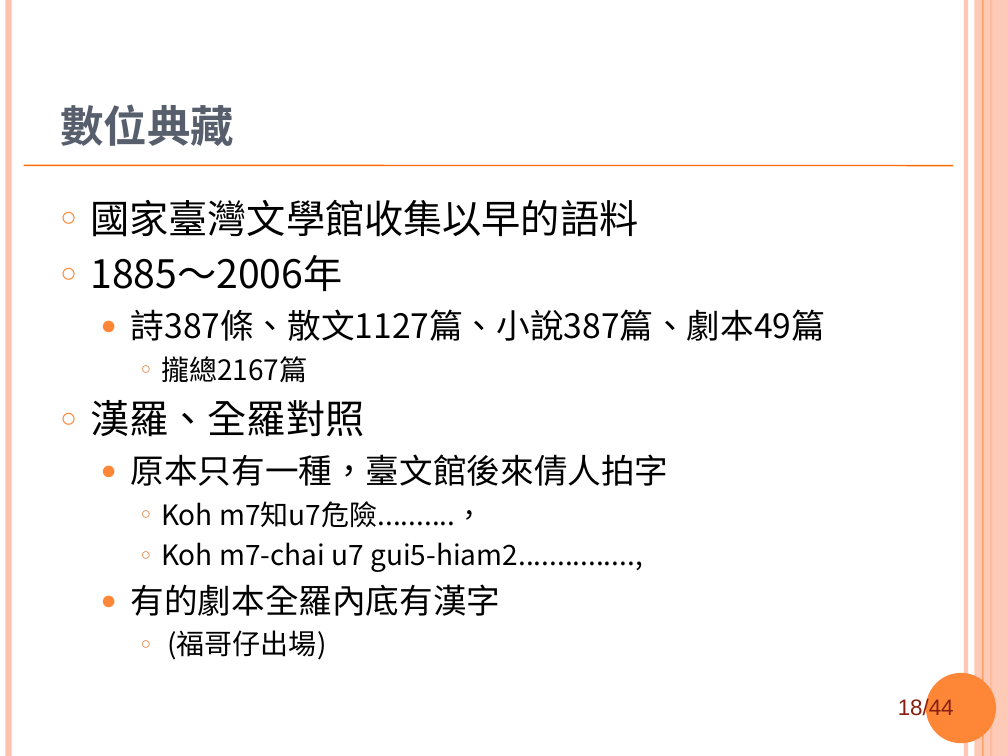
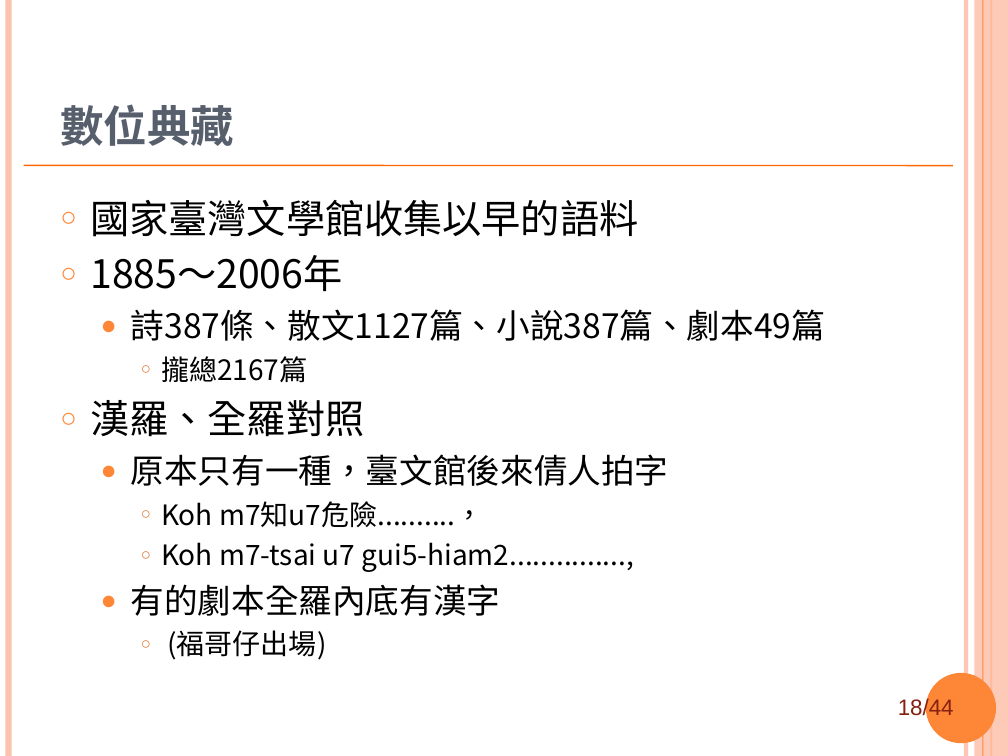
Before and after one commit to sih4sing5hong5/po3-ko3_tau5-iann2-phinn3, a slide deck: slide 18 of 翻譯報告.ppt. Drawn at 1008x756 pixels with LibreOffice and Linux fonts; fonts in the diff are those of the drawing; background and template pictures are left out. Boxes give left, top, right and bottom in pixels: in the first picture for what was removed or moved away, otherwise in the second. Text is boxed around its words. In the diff, an @@ line names an element or a change of style, - is before the commit and + after.

```diff
--- a/翻譯報告.ppt
+++ b/翻譯報告.ppt
@@ text at (161, 542, 634, 572): text changed @@
-    ○ Koh m7-chai u7 gui5-hiam2...............,
+    ○ Koh m7-tsai u7 gui5-hiam2...............,
```
Also in this commit, not shown: 5 other slides changed, 2 slides added, 3 slides removed.
